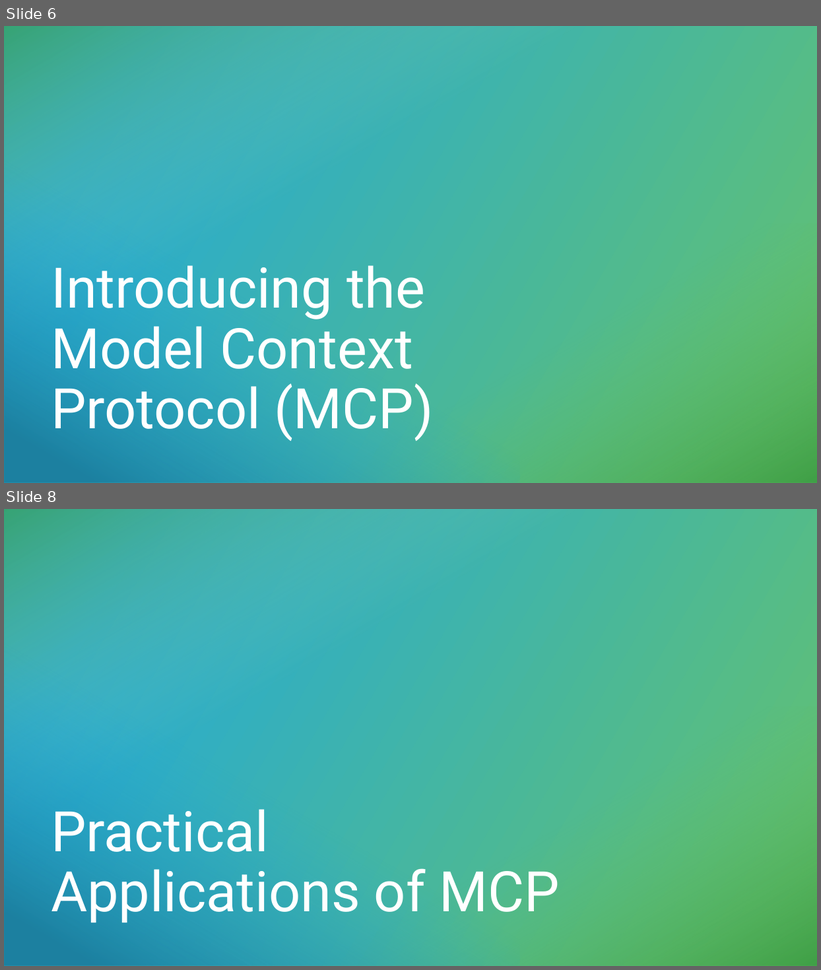
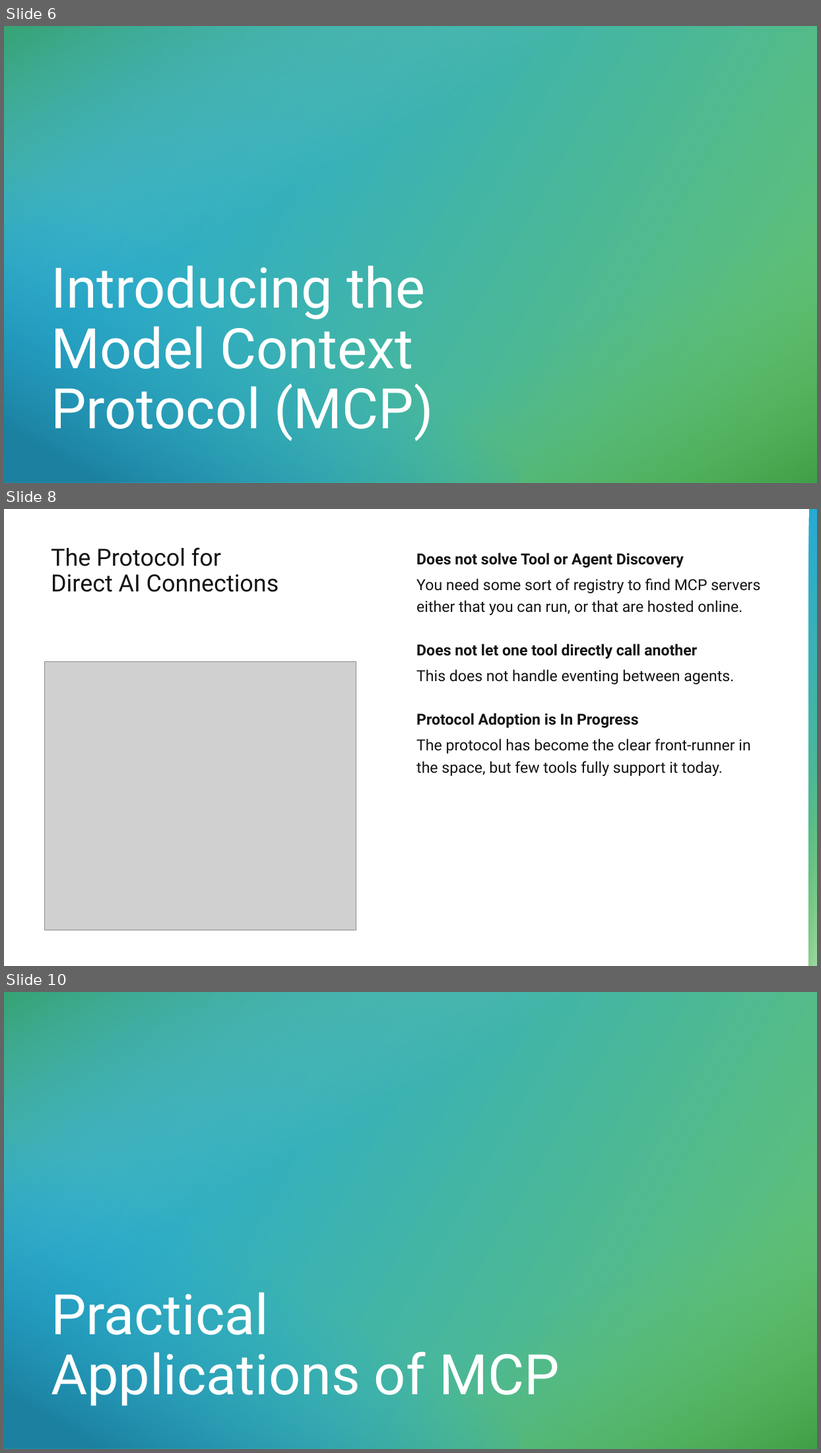
Before and after one commit to trayburn/presentation-mcp, a slide deck: MCP_Servers_Presentation.pptx. Shown one above the other, each under a label of ours: slides 6 and 8 before the commit, slides 6, 8 and 10 after it; the slides between them are not shown. The pictures are 821x970 and 821x1453 pixels, drawn with LibreOffice and Linux fonts; fonts in the diff are those of the drawing; grey boxes stand for pictures. Boxes give left, top, right and bottom in pixels: in the first picture for what was removed or moved away, otherwise in the second. Text is boxed around its words. In the diff, an @@ line names an element or a change of style, - is before the commit and + after.

```diff
--- a/MCP_Servers_Presentation.pptx
+++ b/MCP_Servers_Presentation.pptx
@@ slide 8 added at (4, 509, 817, 966), background #FFFFFF @@
@@ rectangle added at (809, 509, 817, 966), fill gradient #25AAD5 to #66C26C @@
@@ title added at (51, 547, 279, 592), 28 pt, text #131313 @@
+The Protocol for
+Direct AI Connections
@@ text added at (416, 553, 760, 776), 18 pt, text #131313 @@
+Does not solve Tool or Agent Discovery
+  You need some sort of registry to find MCP servers either that you can run, or that are hosted online.
+Does not let one tool directly call another
+  This does not handle eventing between agents.
+Protocol Adoption is In Progress
+  The protocol has become the clear front-runner in the space, but few tools fully support it today.
@@ picture added at (45, 662, 356, 931) @@
@@ rectangle added at (809, 745, 817, 966), fill gradient #66C26C to #A3DAA7 @@
@@ what was slide 8 is now slide 10 @@
```
Also in this commit, not shown: 1 slide changed, 3 other slides added, 2 other files.
